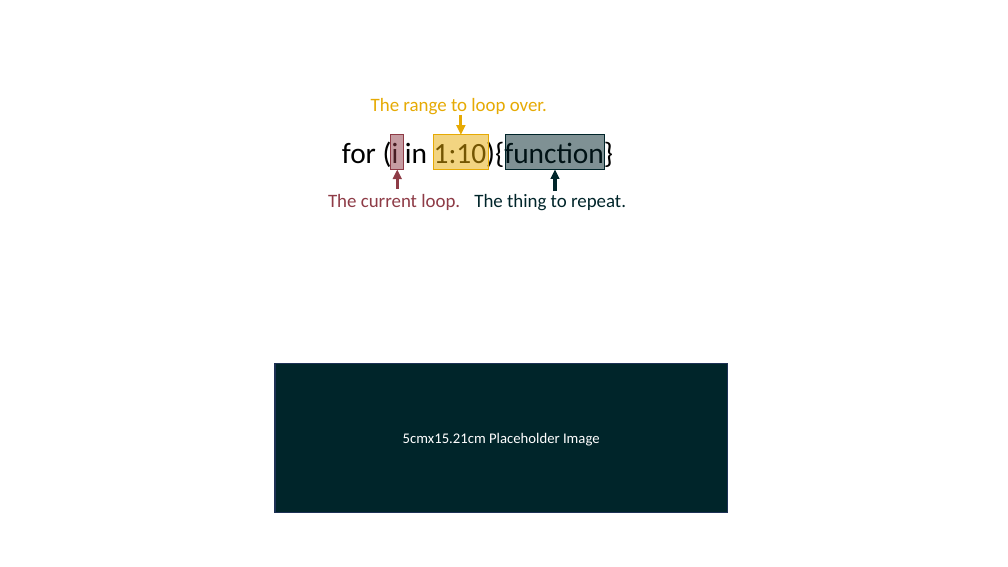
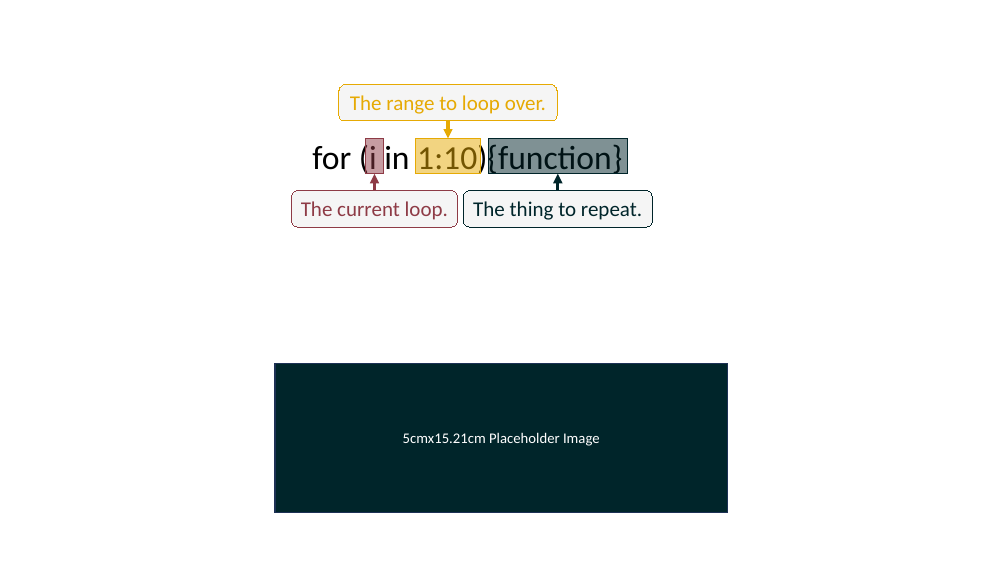
Before and after one commit to add-am/website, a slide deck: slide 4 of images/listing_images.pptx. Drawn at 1008x567 pixels with LibreOffice and Linux fonts; fonts in the diff are those of the drawing. Boxes give left, top, right and bottom in pixels: in the first picture for what was removed or moved away, otherwise in the second. Text is boxed around its words. In the diff, an @@ line names an element or a change of style, - is before the commit and + after.

```diff
--- a/images/listing_images.pptx
+++ b/images/listing_images.pptx
@@ rounded rectangle "The range to loop over.": place and size @@
-rounded rectangle "The range to loop over." at <box>371,98,547,116</box>
+rounded rectangle "The range to loop over." at <box>339,85,557,121</box>
@@ rounded rectangle "The range to loop over." at <box>339,85,557,121</box>: size 18 to 20 pt; alignment left to centre; fill none to #F5F5F5; outline none to #E6AA04 0.75 pt @@
@@ text "for (i in 1:10){function}": place and size @@
-text "for (i in 1:10){function}" at <box>342,139,613,171</box>
+text "for (i in 1:10){function}" at <box>312,141,622,177</box>
@@ text "for (i in 1:10){function}" at <box>312,141,622,177</box>: size 28 to 32 pt @@
@@ rectangle: place and size @@
-rectangle at <box>391,135,405,169</box>
+rectangle at <box>365,139,384,174</box>
@@ rectangle: place and size @@
-rectangle at <box>433,135,488,169</box>
+rectangle at <box>416,138,481,173</box>
@@ arrow moved from (461, 115) - (461, 135) to (448, 121) - (448, 138) @@
@@ rectangle: place and size @@
-rectangle at <box>506,135,605,169</box>
+rectangle at <box>488,139,628,174</box>
@@ arrow moved from (398, 189) - (398, 169) to (374, 191) - (374, 174) @@
@@ arrow moved from (555, 191) - (555, 169) to (558, 191) - (558, 174) @@
@@ rounded rectangle "The current loop.": place and size @@
-rounded rectangle "The current loop." at <box>328,194,460,210</box>
+rounded rectangle "The current loop." at <box>292,191,458,227</box>
@@ rounded rectangle "The current loop." at <box>292,191,458,227</box>: size 18 to 20 pt; fill none to #F5F5F5; outline none to #8E3B46 0.75 pt @@
@@ rounded rectangle "The thing to repeat.": place and size @@
-rounded rectangle "The thing to repeat." at <box>474,194,626,211</box>
+rounded rectangle "The thing to repeat." at <box>464,191,653,227</box>
@@ rounded rectangle "The thing to repeat." at <box>464,191,653,227</box>: size 18 to 20 pt; alignment left to centre; fill none to #F5F5F5; outline none to #00252A 0.75 pt @@
```
Also in this commit, not shown: 4 other slides changed, 4 slides added, 2 slides removed, 11 other files.
